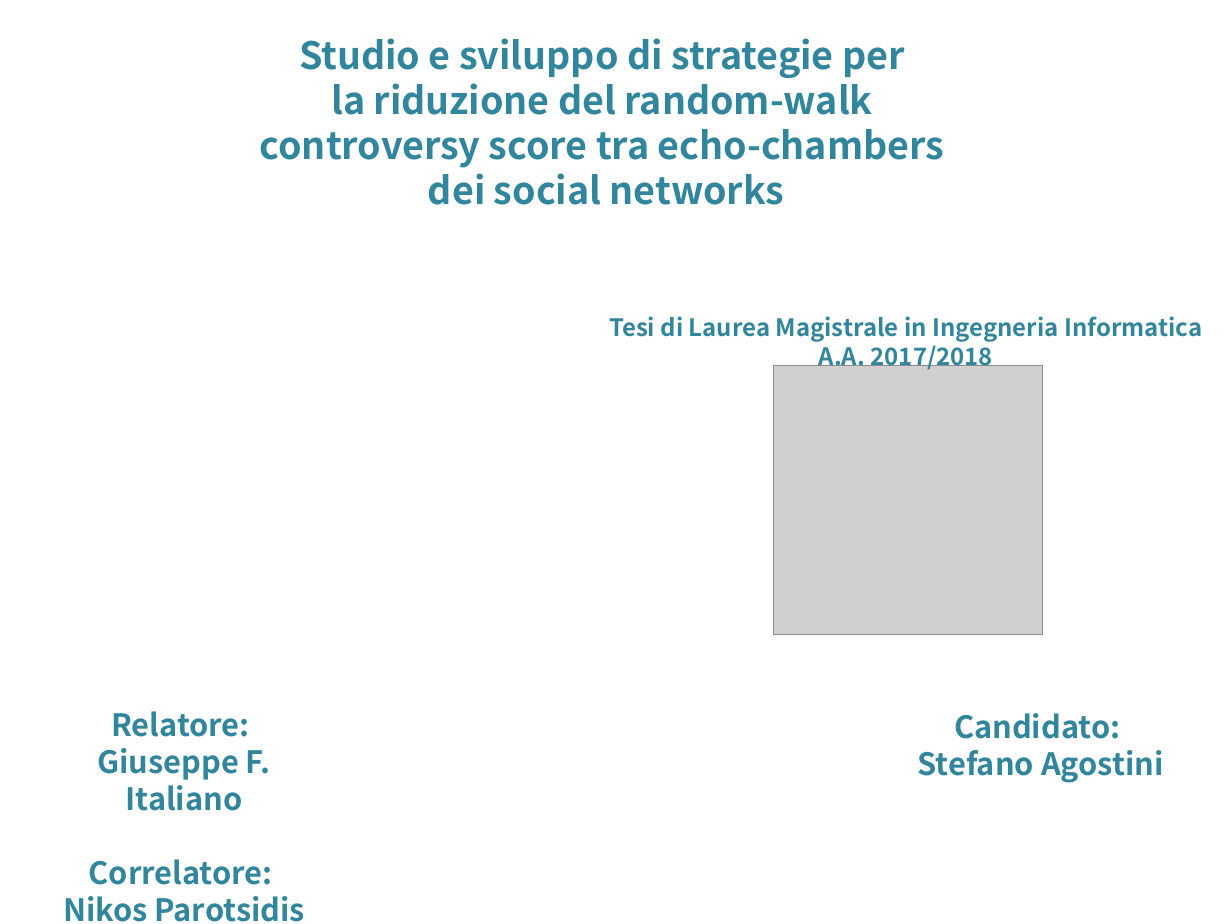
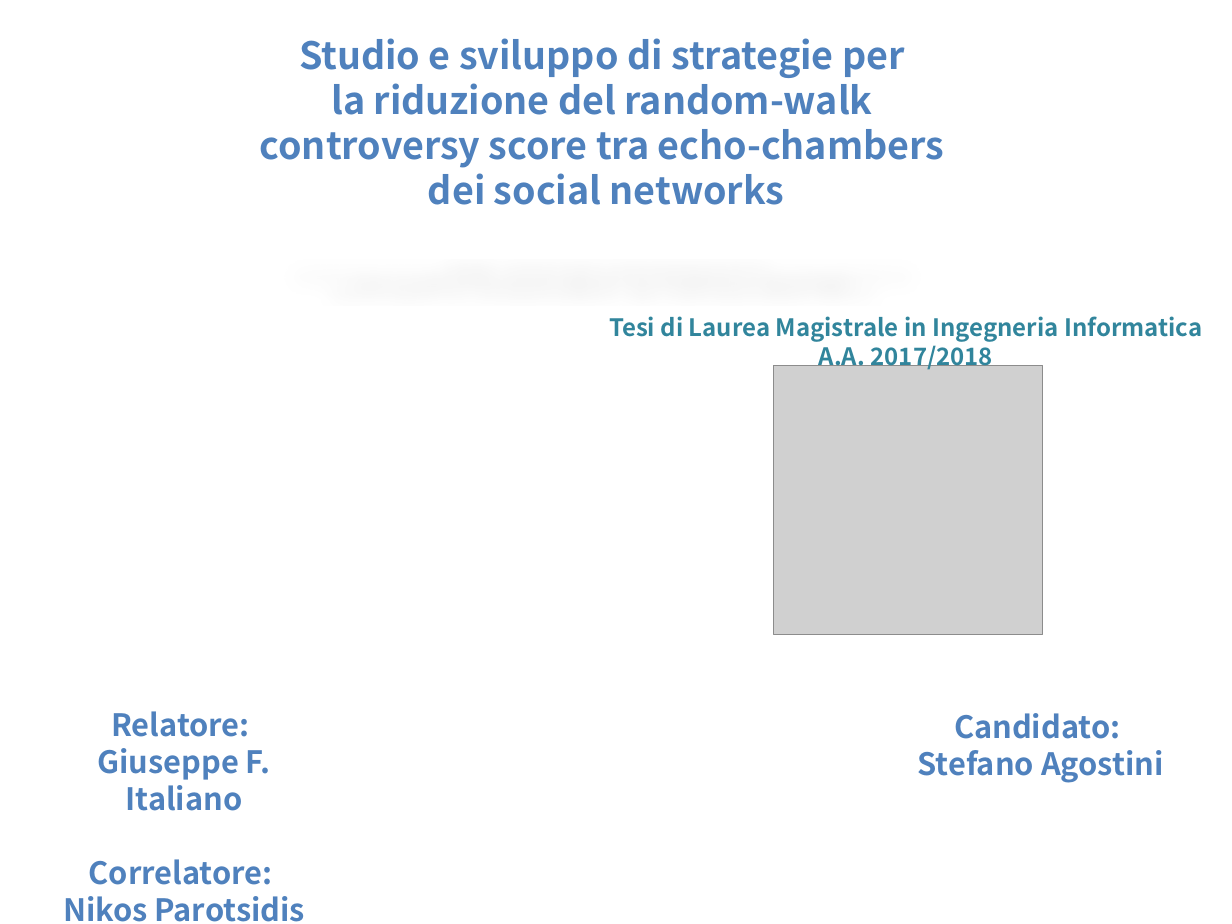
Before and after one commit to sidious1991/TesiLatex, a slide deck: slide 1 of PRESENTAZIONE_TESI/presentazione_agostini_stefano.pptx. Drawn at 1232x924 pixels with LibreOffice and Linux fonts; fonts in the diff are those of the drawing; grey boxes stand for pictures; background and template pictures are left out. Boxes give left, top, right and bottom in pixels: in the first picture for what was removed or moved away, otherwise in the second. Text is boxed around its words. In the diff, an @@ line names an element or a change of style, - is before the commit and + after.

```diff
--- a/PRESENTAZIONE_TESI/presentazione_agostini_stefano.pptx
+++ b/PRESENTAZIONE_TESI/presentazione_agostini_stefano.pptx
@@ text "Studio e sviluppo di strategie ..." at (260,38,944,205): text colour #31859C to #4F81BD, letter outline none to #002060 0.75 pt @@
@@ text "Relatore:" at (63,711,305,922): text colour #31859C to #4F81BD @@
@@ text "Candidato:" at (918,713,1164,783): text colour #31859C to #4F81BD @@
```
Also in this commit, not shown: 3 other slides changed, 1 slide added, 2 other files.
